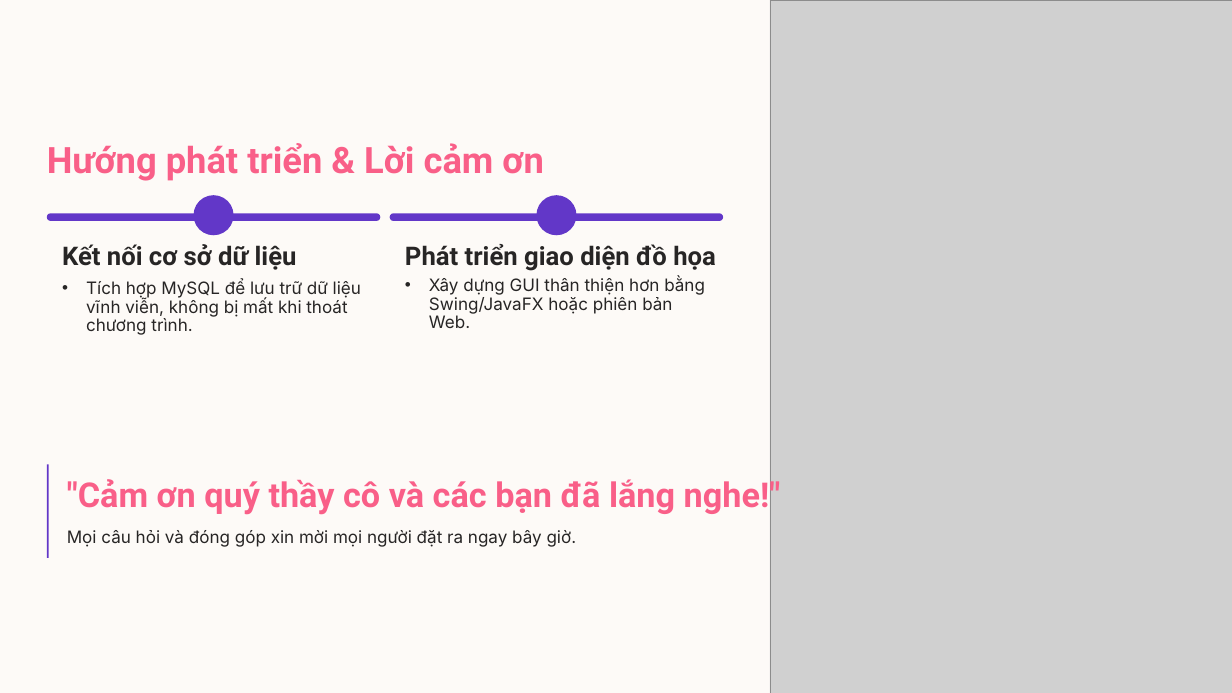
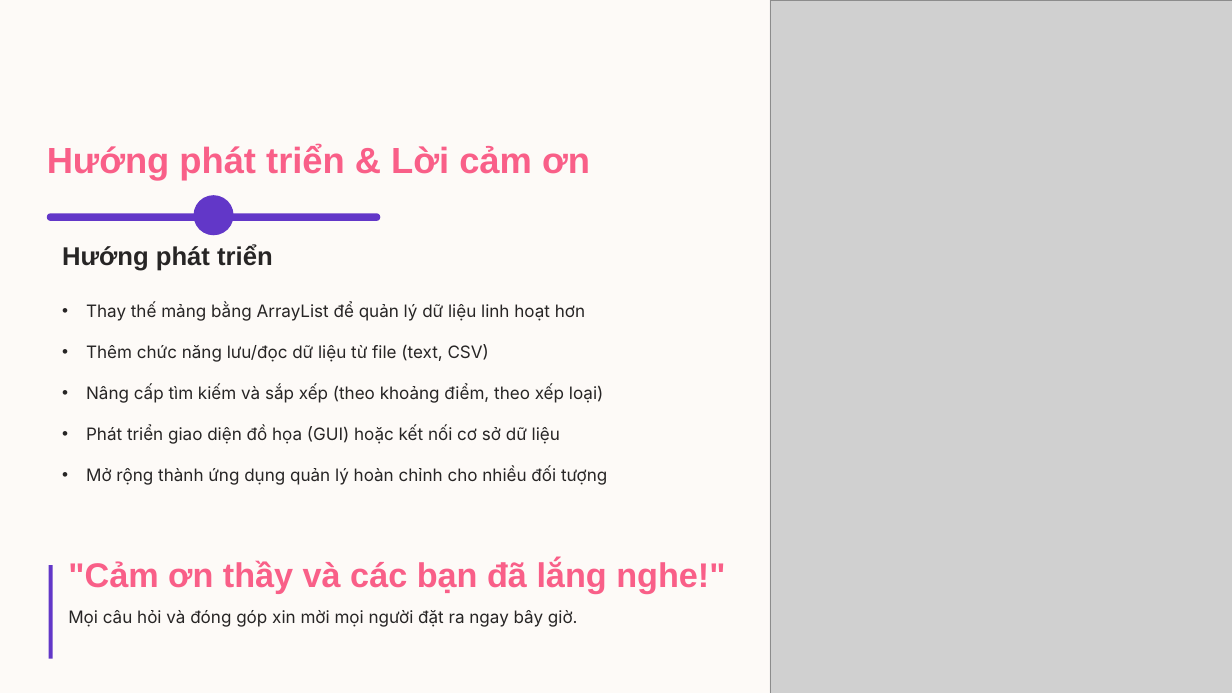
Before and after one commit to letoan0902/Java_Fundamental, a slide deck: slide 9 of BAO-CAO-MINI-PROJECT-SESSION-05-JAVA-CORE.pptx. Drawn at 1232x693 pixels with LibreOffice and Linux fonts; fonts in the diff are those of the drawing; grey boxes stand for pictures; background and template pictures are left out. Boxes give left, top, right and bottom in pixels: in the first picture for what was removed or moved away, otherwise in the second. Text is boxed around its words. In the diff, an @@ line names an element or a change of style, - is before the commit and + after.

```diff
--- a/BAO-CAO-MINI-PROJECT-SESSION-05-JAVA-CORE.pptx
+++ b/BAO-CAO-MINI-PROJECT-SESSION-05-JAVA-CORE.pptx
@@ text "Hướng phát triển & Lời ..." at (47,144,590,180): font Roboto to Arial @@
@@ rounded rectangle removed at (537,195,577,235) @@
@@ rounded rectangle removed at (390,216,723,330) @@
@@ rounded rectangle removed at (390,213,723,221) @@
@@ text at (62,245,273,271): text changed; font Roboto to Arial @@
-Kết nối cơ sở dữ liệu
+Hướng phát triển
@@ text removed at (405,244,716,271) @@
-Phát triển giao diện đồ họa
@@ text removed at (429,277,705,328) @@
-• Xây dựng GUI thân thiện hơn bằng Swing/JavaFX hoặc phiên bản Web.
@@ text at (86,303,607,485): text changed @@
-• Tích hợp MySQL để lưu trữ dữ liệu vĩnh viễn, không bị mất khi thoát chương trình.
+• Thay thế mảng bằng ArrayList để quản lý dữ liệu linh hoạt hơn
+• Thêm chức năng lưu/đọc dữ liệu từ file (text, CSV)
+• Nâng cấp tìm kiếm và sắp xếp (theo khoảng điểm, theo xếp loại)
+• Phát triển giao diện đồ họa (GUI) hoặc kết nối cơ sở dữ liệu
+• Mở rộng thành ứng dụng quản lý hoàn chỉnh cho nhiều đối tượng
@@ rounded rectangle removed at (47,358,723,454) @@
@@ rectangle: place and size @@
-rectangle at (47,464,49,557)
+rectangle at (49,565,52,658)
@@ rectangle at (49,565,52,658): mirrored @@
@@ text at (68,559,725,593): text changed; font Roboto to Arial @@
-"Cảm ơn quý thầy cô và các bạn đã lắng nghe!"
+"Cảm ơn thầy và các bạn đã lắng nghe!"
@@ text "Mọi câu hỏi và đóng ...": place and size @@
-text "Mọi câu hỏi và đóng ..." at (67,530,577,547)
+text "Mọi câu hỏi và đóng ..." at (68,610,578,627)
```
Also in this commit, not shown: 6 other slides changed, 2 slides added, 2 slides removed, 5 other files.
